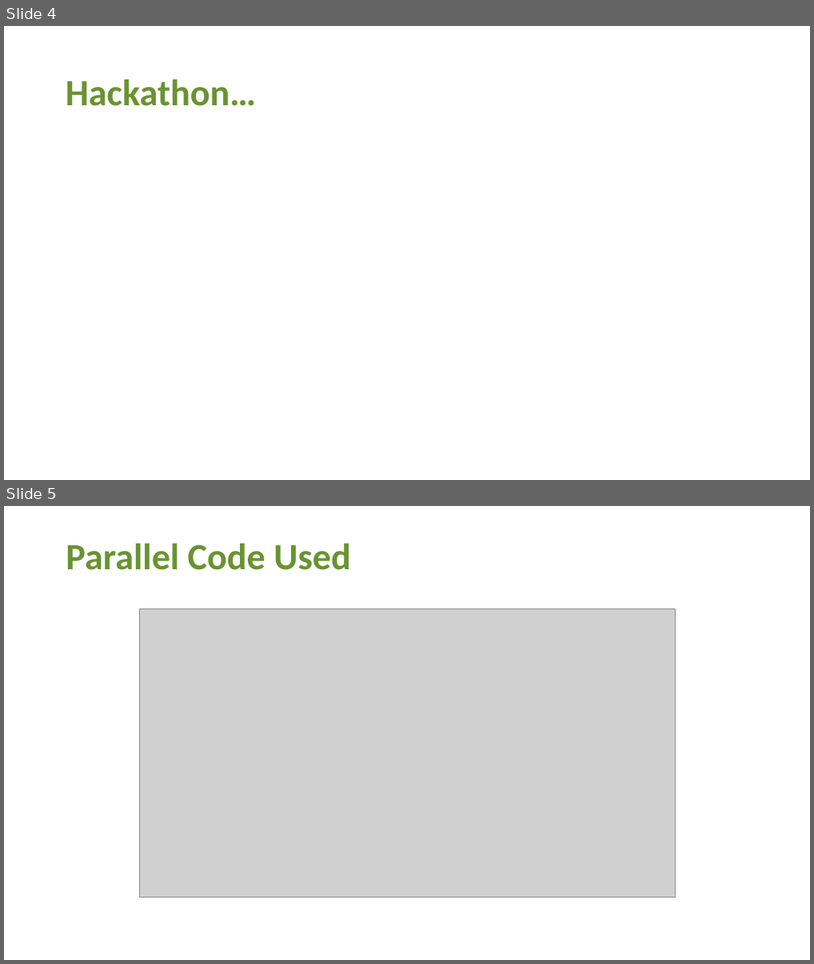
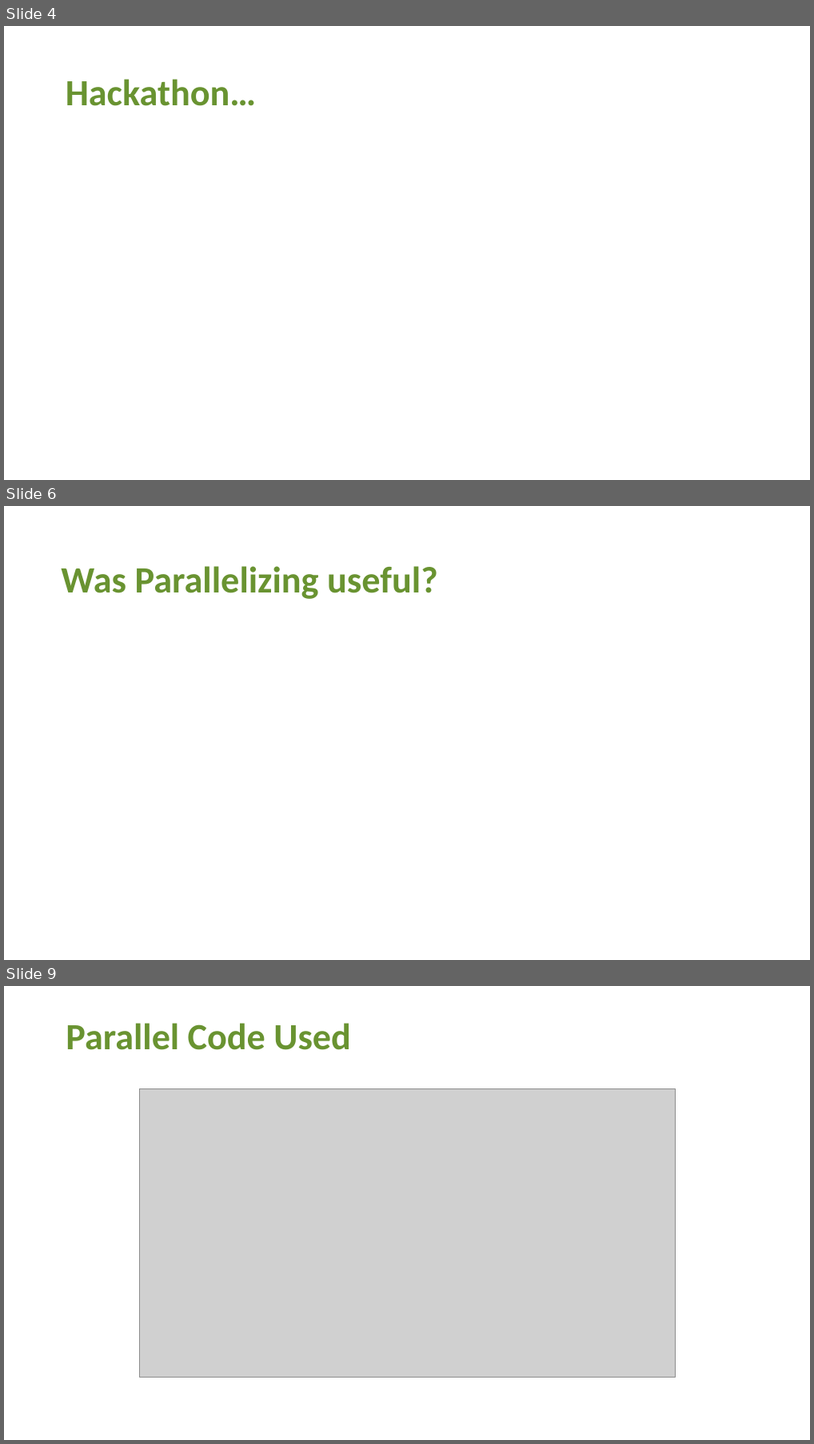
Before and after one commit to zenabu-suboi/masters_project, a slide deck: POWERPOINTS/Zenabu_SEAMS.pptx. Shown one above the other, each under a label of ours: slides 4 and 5 before the commit, slides 4, 6 and 9 after it; the slides between them are not shown. The pictures are 814x964 and 814x1444 pixels, drawn with LibreOffice and Linux fonts; fonts in the diff are those of the drawing; grey boxes stand for pictures. Boxes give left, top, right and bottom in pixels: in the first picture for what was removed or moved away, otherwise in the second. Text is boxed around its words. In the diff, an @@ line names an element or a change of style, - is before the commit and + after.

```diff
--- a/POWERPOINTS/Zenabu_SEAMS.pptx
+++ b/POWERPOINTS/Zenabu_SEAMS.pptx
@@ slide 6 added at [4,506,810,960], background #FFFFFF @@
@@ title added at [61,566,438,599], 44.1 pt, text #699331, bold @@
+Was Parallelizing useful?
@@ what was slide 5 is now slide 9 @@
```
Also in this commit, not shown: 4 slides changed, 1 other slide added, 1 slide removed.
